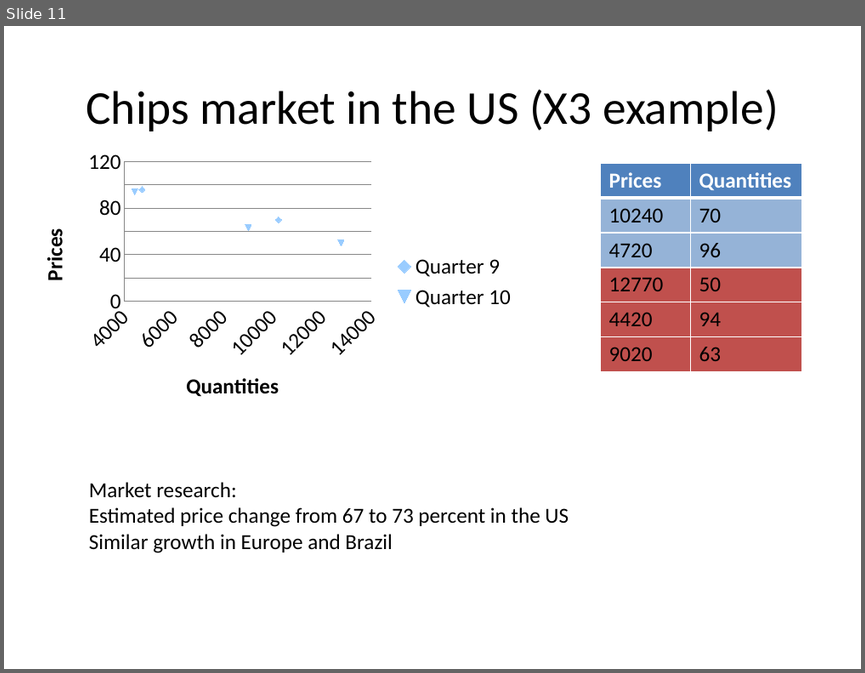
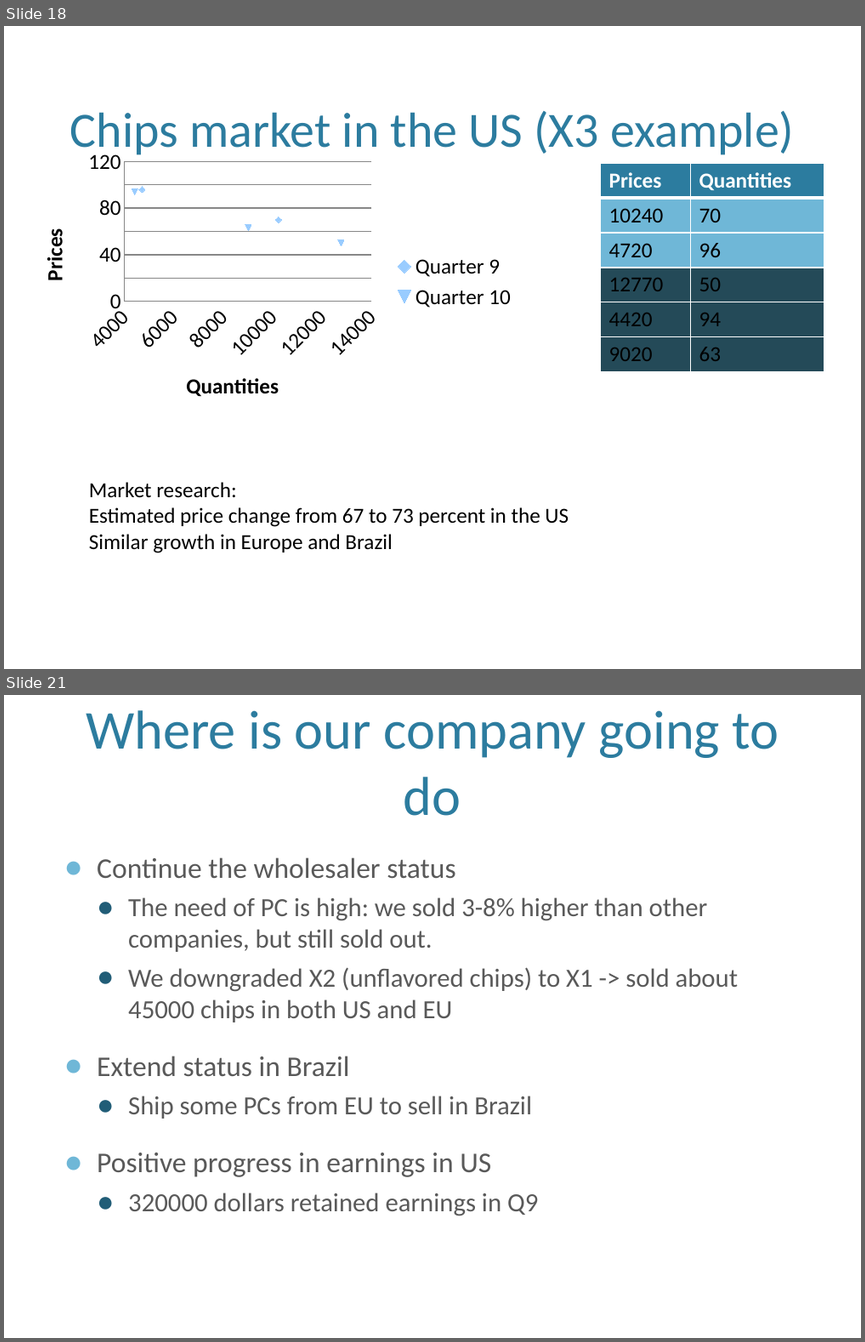
Before and after one commit to dj-death/modtech-bussim-2013, a slide deck: Documents/Final_Presentation.pptx. Shown one above the other, each under a label of ours: slide 11 before the commit, slides 18 and 21 after it; the slides between them are not shown. The pictures are 865x673 and 865x1342 pixels, drawn with LibreOffice and Linux fonts; fonts in the diff are those of the drawing; background and template pictures are left out. Boxes give left, top, right and bottom in pixels: in the first picture for what was removed or moved away, otherwise in the second. Text is boxed around its words. In the diff, an @@ line names an element or a change of style, - is before the commit and + after.

```diff
--- a/Documents/Final_Presentation.pptx
+++ b/Documents/Final_Presentation.pptx
@@ slide 21 added at box(4, 695, 861, 1338), background picture (left out) @@
@@ title added at box(86, 710, 779, 816), 46 pt, text #2C7C9F @@
+Where is our company going to do
@@ text added at box(97, 857, 738, 1216), 22 pt, text #595959 @@
+● Continue the wholesaler status
+  ● The need of PC is high: we sold 3-8% higher than other companies, but still sold out.
+  ● We downgraded X2 (unflavored chips) to X1 -> sold about 45000 chips in both US and EU
+● Extend status in Brazil
+  ● Ship some PCs from EU to sell in Brazil
+● Positive progress in earnings in US
+  ● 320000 dollars retained earnings in Q9
@@ what was slide 11 is now slide 18 @@
@@ slide 18 changed as well @@
@@ title "Chips market in the US ...": place and size @@
-title "Chips market in the US ..." at box(86, 89, 778, 131)
+title "Chips market in the US ..." at box(70, 111, 794, 159)
@@ title "Chips market in the US ..." at box(70, 111, 794, 159): size 39.6 to 41.4 pt, text colour #000000 to #2C7C9F; vertical alignment middle to bottom @@
@@ scatter chart at box(20, 142, 530, 420) @@
@@ colour of Quarter 9 #4F81BD to #2C7C9F @@
@@ colour of Quarter 10  #C0504D to #244A58 @@
@@ table at box(601, 163, 824, 371) @@
@@ fill #4F81BD to #2C7C9F in row 1 @@
@@ fill #95B3D7 to #6FB7D7 in 4 cells @@
@@ fill #C0504D to #244A58 in 6 cells @@
@@ table: place and size @@
-table at box(601, 163, 801, 371)
+table at box(601, 163, 824, 371)
```
Also in this commit, not shown: 11 other slides changed, 14 other slides added, 5 slides removed.
